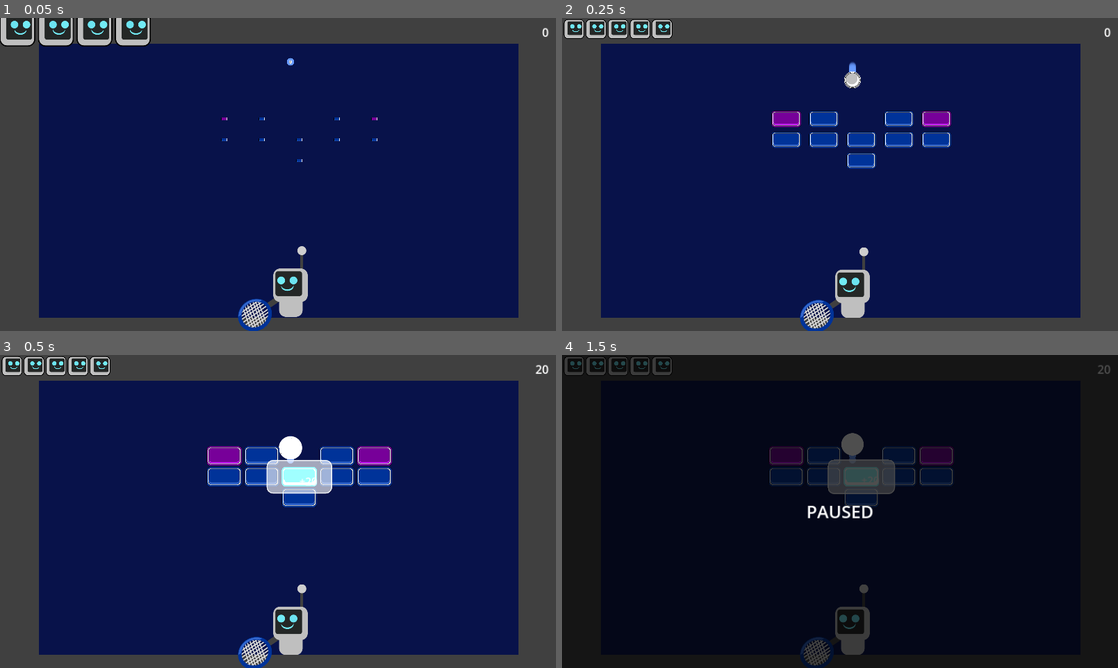
Above: before the commit, frames 1-4 (two rows, left to right).
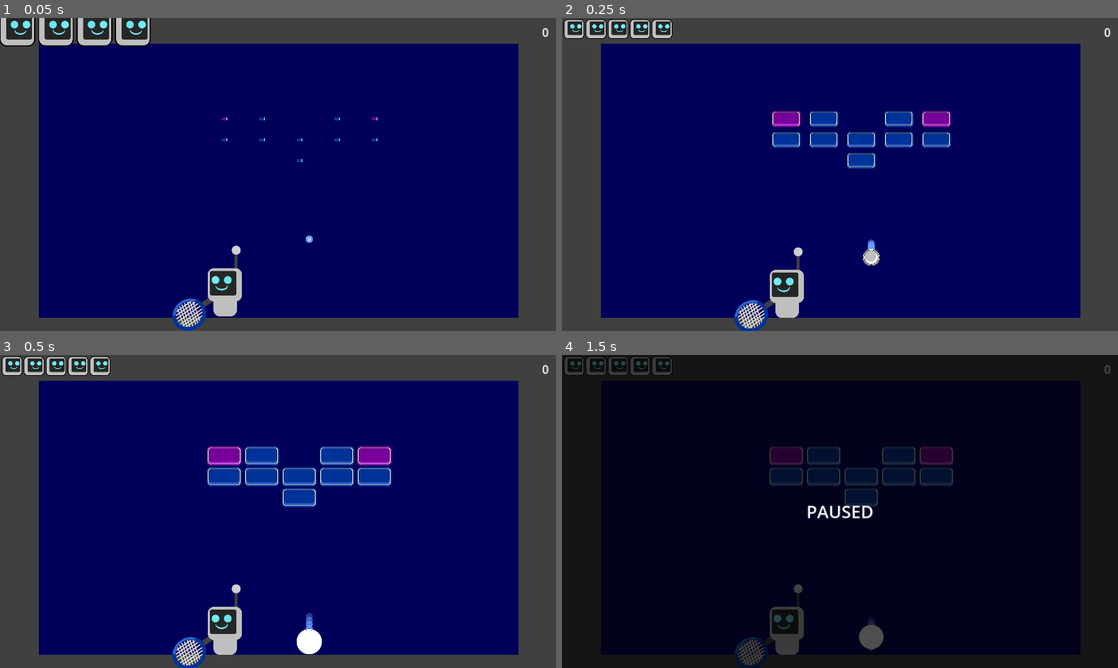
Above: after the commit, the same moments.

Repository: mathew-tran/bricktennis
Game: Godot game, scene res://Scenes/Main.tscn
Same seed, same stepped clock (60 frames per second), same inputs: the game is played once before the commit and once after it.
Inputs:
- Up to frame 1 (0.05 s): no input
- Up to frame 2 (0.25 s): no input
- Up to frame 3 (0.5 s): no input
- Up to frame 4 (1.5 s): tap Enter (pause) at 0.5 s; hold Right (move_right) 0.53-1.28 s; hold Up (jetpack) 0.53-1.28 s; tap R (restart) at 1.25 s; hold Left (move_left) from 1.28 s (still down); tap Z (shoot) at 1.35 s

The runs differ from the first frame. In frame 1, 2.8% of the frame differs, in the area x 31-57%, y 12-100%; in frame 2, 3.0%; in frame 3, 4.5%, in the area x 31-98%, y 3-100%; in frame 4, 3.4%.

Commit message:
add player and ball anim back when new round starts

Diff:
--- a/Prefab/GameManager.tscn
+++ b/Prefab/GameManager.tscn
@@ -2,7 +2,7 @@
 
 [ext_resource type="Script" path="res://Scripts/GameManager.gd" id="1_af3v3"]
 
-[node name="GameManager" type="Node"]
+[node name="GameManager" type="Node2D"]
 script = ExtResource("1_af3v3")
 
 [node name="MultiplierTimer" type="Timer" parent="."]
--- a/Prefab/Player.tscn
+++ b/Prefab/Player.tscn
@@ -15,7 +15,10 @@
 [sub_resource type="CircleShape2D" id="CircleShape2D_727eo"]
 
 [sub_resource type="RectangleShape2D" id="RectangleShape2D_b2wsc"]
-size = Vector2(130, 191)
+size = Vector2(80, 158.5)
+
+[sub_resource type="RectangleShape2D" id="RectangleShape2D_yq06a"]
+size = Vector2(130, 130)
 
 [sub_resource type="Gradient" id="Gradient_bj5fg"]
 colors = PackedColorArray(1, 1, 1, 1, 1, 1, 1, 0.333333)
@@ -24,8 +27,9 @@
 position = Vector2(410, 319)
 mass = 20.0
 physics_material_override = SubResource("PhysicsMaterial_cnx5s")
-gravity_scale = 4.0
+gravity_scale = 2.0
 lock_rotation = true
+linear_damp = 2.5
 script = ExtResource("1_n0p7j")
 metadata/_edit_group_ = true
 
@@ -52,17 +56,17 @@
 texture = ExtResource("1_cfaw8")
 
 [node name="CollisionShape2D" type="CollisionShape2D" parent="."]
-position = Vector2(0, 39)
+position = Vector2(0, 55.25)
 shape = SubResource("RectangleShape2D_b2wsc")
 
 [node name="HitCollision" type="Area2D" parent="."]
-position = Vector2(0, -7)
+position = Vector2(0, -46)
 collision_layer = 0
 collision_mask = 8
 
 [node name="CollisionShape2D" type="CollisionShape2D" parent="HitCollision"]
-position = Vector2(0, 46)
-shape = SubResource("RectangleShape2D_b2wsc")
+position = Vector2(0, 60)
+shape = SubResource("RectangleShape2D_yq06a")
 
 [node name="JetParticle" type="CPUParticles2D" parent="."]
 show_behind_parent = true
--- a/Scenes/Main.tscn
+++ b/Scenes/Main.tscn
@@ -29,15 +29,15 @@
 scale = Vector2(4, 4)
 
 [node name="Ball" parent="." instance=ExtResource("4_jg5su")]
-position = Vector2(1008, 80)
+position = Vector2(1080, 760)
 
 [node name="Camera2D" type="Camera2D" parent="."]
 position = Vector2(960, 513)
 zoom = Vector2(0.9, 0.9)
 
+[node name="GameManager" parent="." instance=ExtResource("7_sl4s0")]
+
 [node name="Player" parent="." instance=ExtResource("3_id3je")]
-position = Vector2(1008, 920)
+position = Vector2(756, 920)
 
 [node name="CanvasLayer" parent="." instance=ExtResource("6_n6jnf")]
-
-[node name="GameManager" parent="." instance=ExtResource("7_sl4s0")]
--- a/Scripts/Ball.gd
+++ b/Scripts/Ball.gd
@@ -3,16 +3,26 @@
 class_name Ball
 
 var MaxSpeed = 2500
+var StartPosition = Vector2.ZERO
 
 func _enter_tree():
 	$Sprite2D.scale = Vector2.ZERO
 
 func _ready():
-
+	StartPosition = global_position
 	var tween = get_tree().create_tween()
 	tween.tween_property($Sprite2D, "scale", Vector2(1,1), .3)
+	EventManager.NewRoundStart.connect(OnNewRoundStart)
 
-# Called when the node enters the scene tree for the first time.
+
+func OnNewRoundStart():
+	freeze = true
+	modulate = Color(20,20,20,.1)
+	var tween = get_tree().create_tween()
+	tween.tween_property(self, "global_position", StartPosition, 1.5)
+	await tween.finished
+	modulate = Color.WHITE
+	freeze = false
 
 
 func _physics_process(delta):
--- a/Scripts/GameManager.gd
+++ b/Scripts/GameManager.gd
@@ -17,6 +17,7 @@
 	SpawnNextLevel()
 	CurrentPointsToLife = PointsToNextLife
 
+
 func SpawnNextLevel():
 	if Levels.size() > 0:
 		var instance = load("res://Levels/" + str(Levels[0]) + ".tscn").instantiate()
@@ -26,6 +27,7 @@
 		instance.LevelComplete.connect(OnLevelComplete)
 
 func OnLevelComplete():
+	EventManager.RewardPoints.emit(200)
 	SpawnNextLevel()
 	EventManager.NewRoundStart.emit()
 
--- a/Scripts/Player.gd
+++ b/Scripts/Player.gd
@@ -22,6 +22,7 @@
 @export var PlayerDirection : DIRECTION
 
 var bIsAlive = true
+var bCanBeHurt = true
 
 var StartPosition = Vector2.ZERO
 
@@ -32,14 +33,22 @@
 
 func OnNewRoundStart():
 	freeze = true
+	bCanBeHurt = false
 	$HitCollision.monitoring = false
 	modulate = Color(20,20,20,.1)
 	var tween = get_tree().create_tween()
-	tween.tween_property(self, "global_position", StartPosition, .5)
-	await tween.finished
+
+	tween.tween_property(self, "global_position", StartPosition, .8)
+	var tween2 = get_tree().create_tween()
+	tween2.tween_property(self, "rotation_degrees", 4320, 1.5)
+
+
+	await tween2.finished
 	modulate = Color.WHITE
 	$HitCollision.monitoring = true
 	freeze = false
+	bCanBeHurt = true
+
 func OnUpdatePlayerHealth(amount):
 	if bIsAlive:
 		if amount == 0:
@@ -125,8 +134,11 @@
 
 func _on_hit_collision_body_entered(body):
 	print(body)
+
 	if body is Ball:
 		if bCanMove == false:
+			return
+		if bCanBeHurt == false:
 			return
 		bCanMove = false
 		lock_rotation = false
--- a/project.godot
+++ b/project.godot
@@ -78,4 +78,4 @@
 
 [rendering]
 
-environment/defaults/default_clear_color=Color(0.0335753, 0.0707763, 0.288766, 1)
+environment/defaults/default_clear_color=Color(0.00205695, 0, 0.357293, 1)
Not shown: 1 places in Prefab/Player.tscn that only renumber resources
